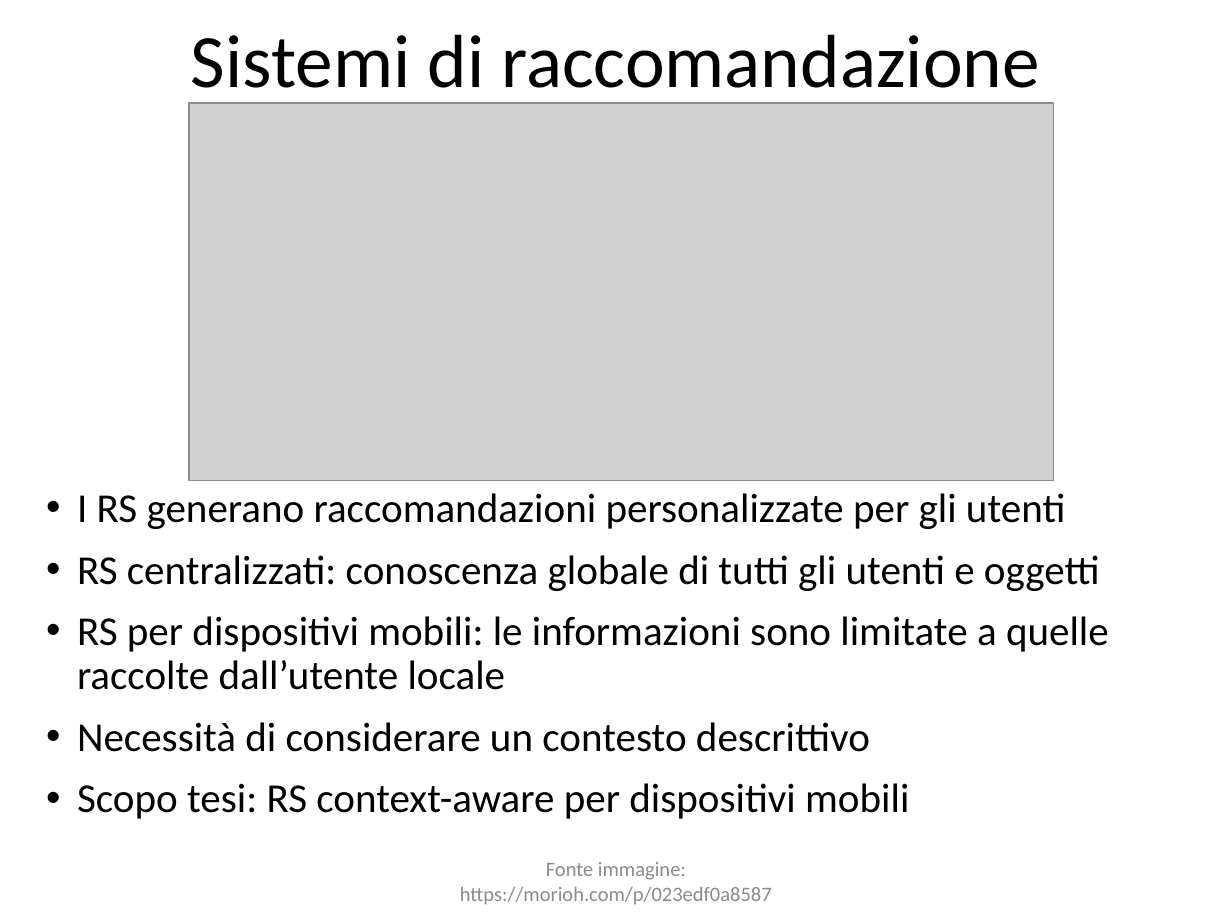
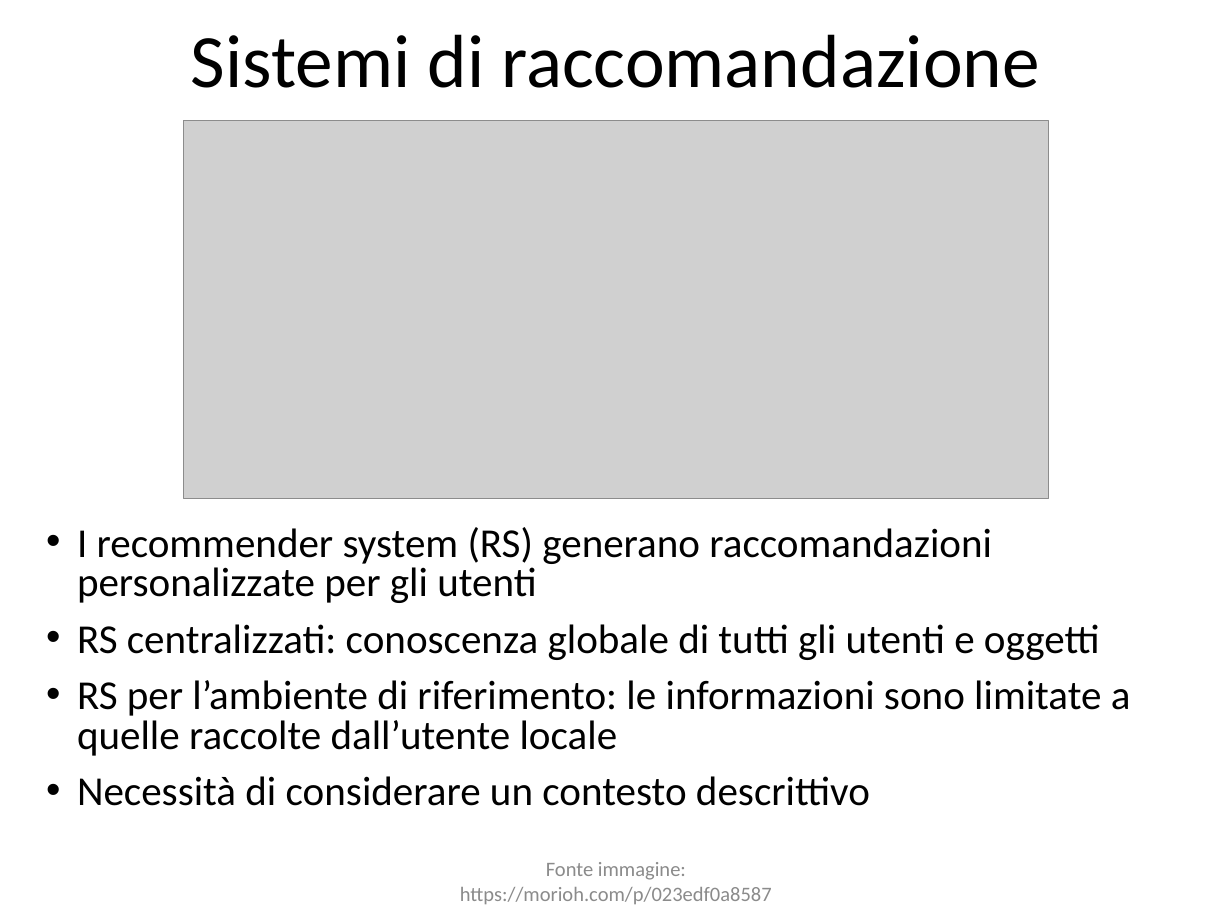
Before and after one commit to CriptHunter/tesi, a slide deck: slide 3 of presentazione/presentazione.pptx. Drawn at 1232x924 pixels with LibreOffice and Linux fonts; fonts in the diff are those of the drawing; grey boxes stand for pictures. Boxes give left, top, right and bottom in pixels: in the first picture for what was removed or moved away, otherwise in the second. Text is boxed around its words. In the diff, an @@ line names an element or a change of style, - is before the commit and + after.

```diff
--- a/presentazione/presentazione.pptx
+++ b/presentazione/presentazione.pptx
@@ picture: place and size @@
-picture at (190,103,1055,482)
+picture at (184,121,1048,499)
@@ text "I recommender system (RS) generano ...": place and size @@
-text "I recommender system (RS) generano ..." at (77,493,1109,819)
+text "I recommender system (RS) generano ..." at (77,527,1131,806)
@@ text at (77,527,992,603): text changed @@
-• I RS generano raccomandazioni personalizzate per gli utenti
+• I recommender system (RS) generano raccomandazioni personalizzate per gli utenti
@@ text at (77,624,1100,806): line spacing 0.9 to 0.8 @@
@@ text at (77,680,1131,756): text changed @@
-• RS per dispositivi mobili: le informazioni sono limitate a quelle raccolte dall’utente locale
+• RS per l’ambiente di riferimento: le informazioni sono limitate a quelle raccolte dall’utente locale
@@ text at (77,783,909,819): paragraph removed @@
-• Scopo tesi: RS context-aware per dispositivi mobili
```
Also in this commit, not shown: 6 other slides changed, 2 slides added.
